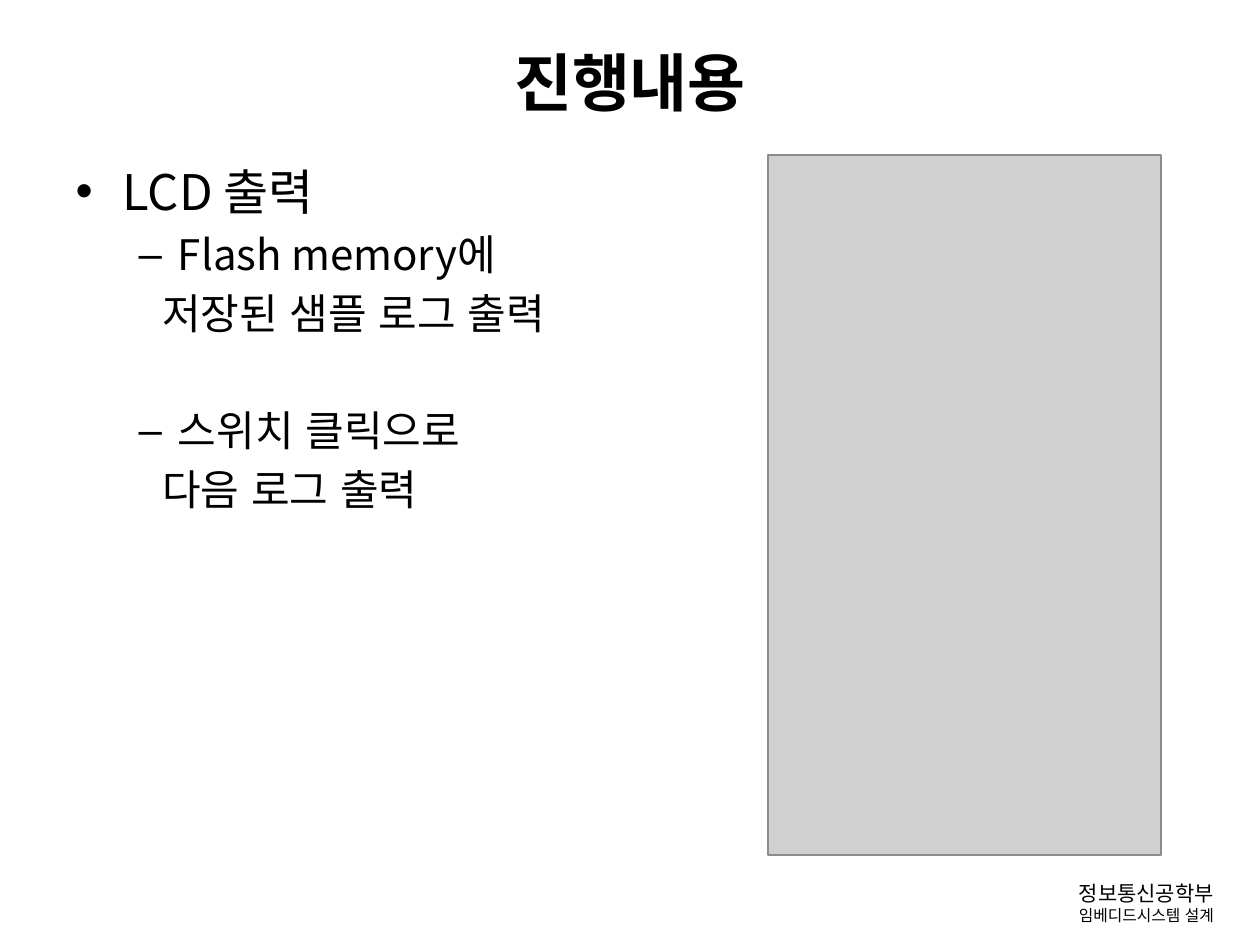
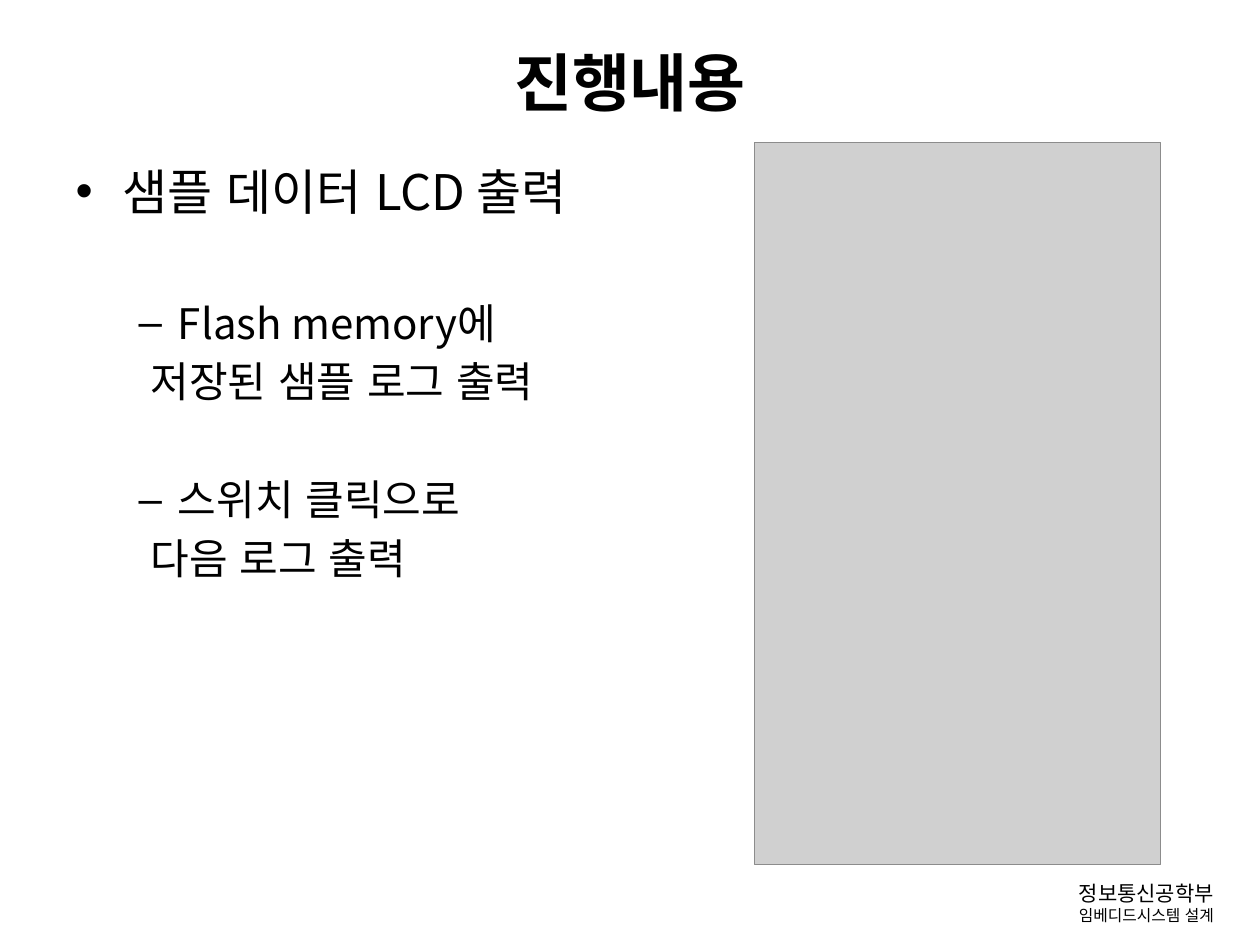
Before and after one commit to gusghrlrl101/Diving-Computer, a slide deck: slide 7 of 발표관련/임베디드_중간보고.pptx (slide 6 before the commit). Drawn at 1260x945 pixels with LibreOffice and Linux fonts; fonts in the diff are those of the drawing; grey boxes stand for pictures; background and template pictures are left out. Boxes give left, top, right and bottom in pixels: in the first picture for what was removed or moved away, otherwise in the second. Text is boxed around its words. In the diff, an @@ line names an element or a change of style, - is before the commit and + after.

```diff
--- a/발표관련/임베디드_중간보고.pptx
+++ b/발표관련/임베디드_중간보고.pptx
@@ picture: place and size @@
-picture at bbox=[769, 155, 1162, 856]
+picture at bbox=[755, 142, 1162, 864]
@@ text at bbox=[123, 169, 566, 214]: text changed @@
-• LCD 출력
+• 샘플 데이터 LCD 출력
```
Also in this commit, not shown: 10 other slides changed, 4 slides added.
